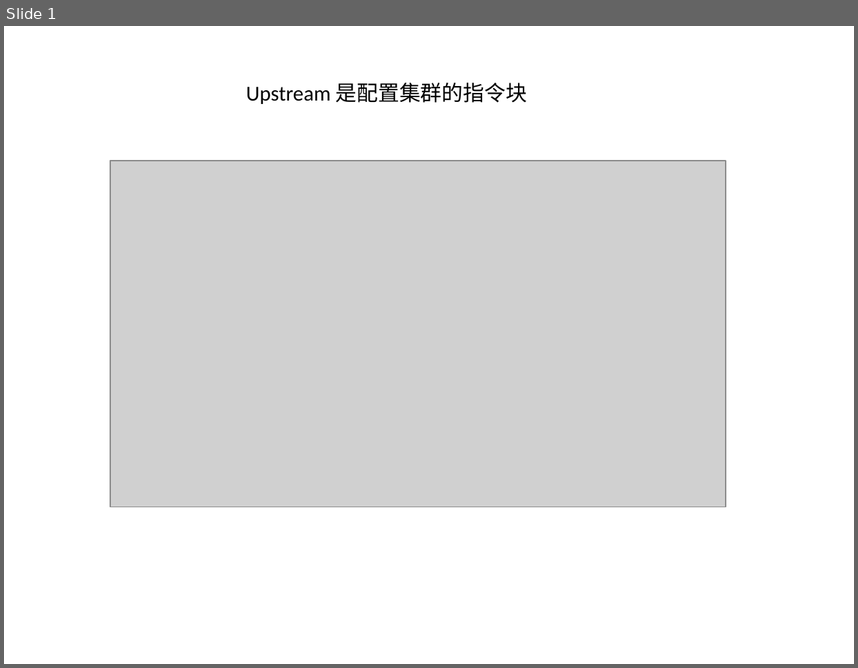
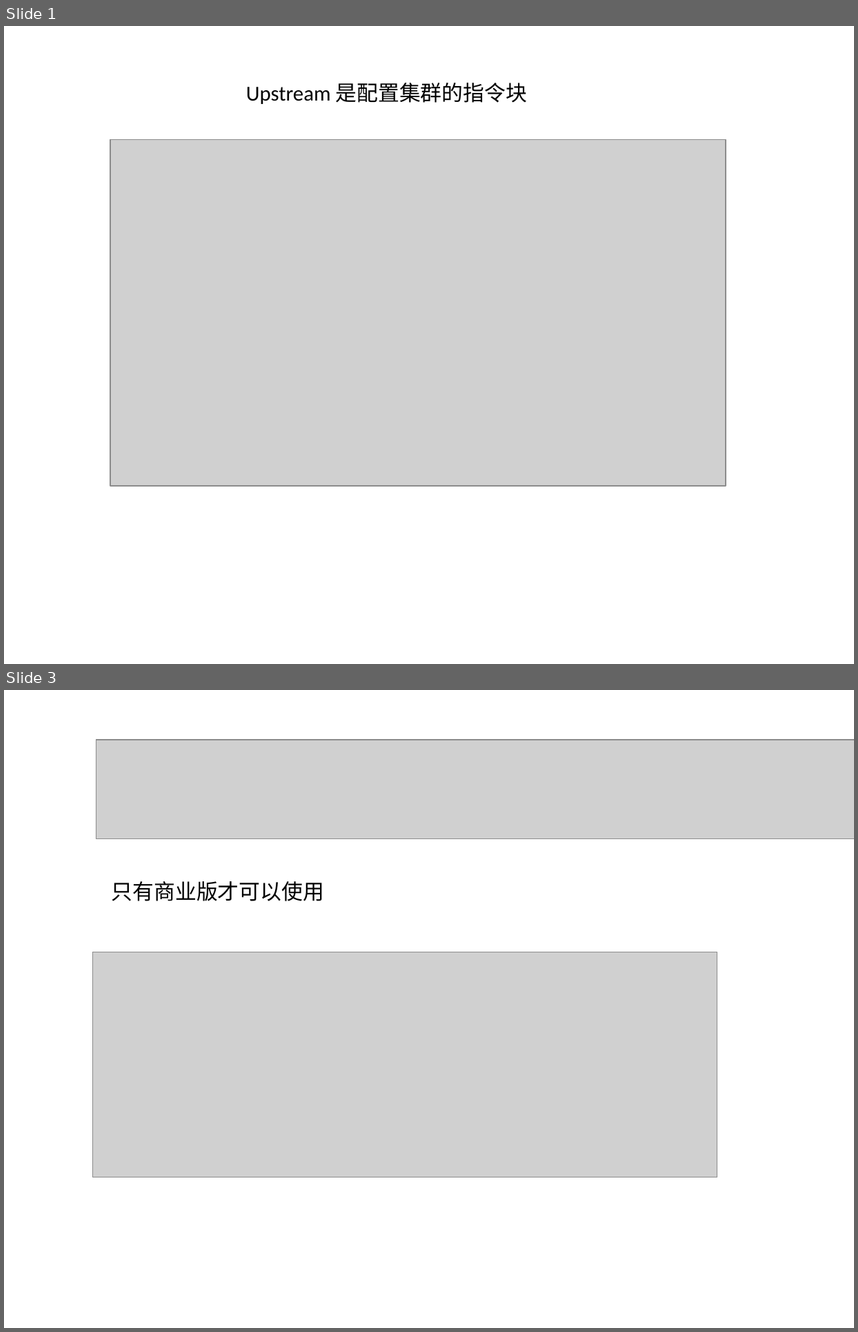
Before and after one commit to xiangming-fang/foodie-dev, a slide deck: doc/ppt/第二阶段/20 upstream 指令参数.pptx. Shown one above the other, each under a label of ours: slide 1 before the commit, slides 1 and 3 after it; the slides between them are not shown. The pictures are 858x668 and 858x1332 pixels, drawn with LibreOffice and Linux fonts; fonts in the diff are those of the drawing; grey boxes stand for pictures. Boxes give left, top, right and bottom in pixels: in the first picture for what was removed or moved away, otherwise in the second. Text is boxed around its words. In the diff, an @@ line names an element or a change of style, - is before the commit and + after.

```diff
--- a/doc/ppt/第二阶段/20 upstream 指令参数.pptx
+++ b/doc/ppt/第二阶段/20 upstream 指令参数.pptx
@@ slide 3 added at <box>4,690,854,1328</box>, background #FFFFFF @@
@@ picture added at <box>96,739,854,839</box> @@
@@ text added at <box>112,881,324,901</box>, 18 pt, text #000000 @@
+只有商业版才可以使用
@@ picture added at <box>93,952,717,1177</box> @@
@@ slide 1 changed as well @@
@@ picture: place and size @@
-picture at <box>110,161,726,506</box>
+picture at <box>110,139,726,485</box>
```
Also in this commit, not shown: 4 other slides added, 1 slide removed, 10 other files.
